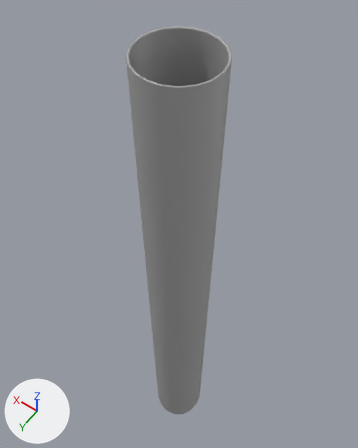
Two versions of the FBX model Reaction Lab/Assets/Models/testTube23ml.fbx, one commit apart.
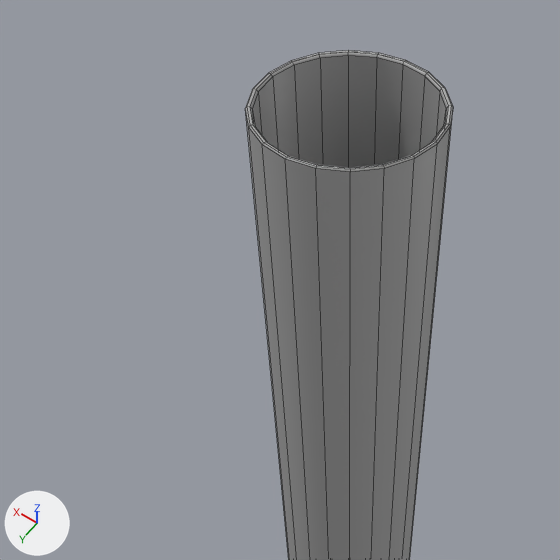
There are two pictures of each version: one whole from a 50 mm lens placed at (-0.0463, 0.0649, 0.2354), pointed at (0.0118, -0.0165, 0.1075), one close up on the part from 0% to 80% of the width and 0% to 64% of the height. The axes (+X, +Y, +Z) are drawn at lower left. The lights are the same throughout. The close-ups show mesh edges as thin lines. Where no turn or scale is listed for an object, it has been applied to the vertices.

Names of what the first close-up shows: 'testTube23ml'.
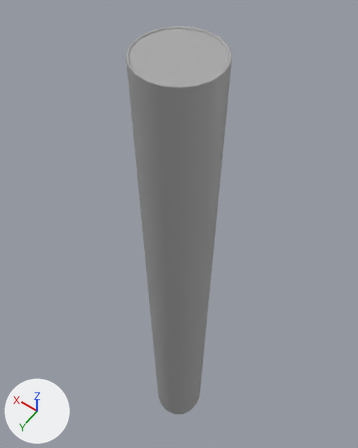
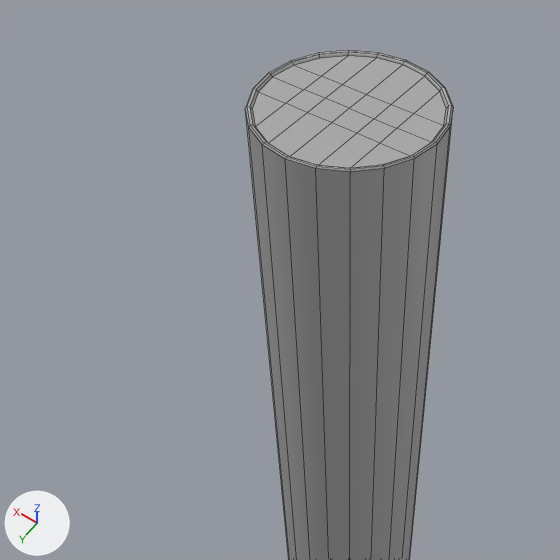
Scene script edits in JSON lines:
```json
{"op": "add", "block": "me_mesh_001", "code": ["me_mesh_001 = bpy.data.meshes.new('Mesh.001')", "me_mesh_001.from_pydata(...)  # 110 vertices, 108 faces; spans x -0.009..0.009, y -0.009..0.009, z 0.001..0.183", "me_mesh_001.materials.append(mat_standardsurface1)  # grey #aaaaaa"]}
{"op": "add", "block": "ob_testtube23mlliquid", "code": ["ob_testtube23mlliquid = bpy.data.objects.new('testTube23mlLiquid', me_mesh_001)", "ob_testtube23mlliquid.location = (0.0, 0.0, 0.0)"]}
```

Location of each change, [x1, y1, x2, y2] in pixels of the close-ups (560 x 560 px):
```json
{"object": "testTube23mlLiquid", "change": "added", "after": [252, 56, 446, 168]}
```
